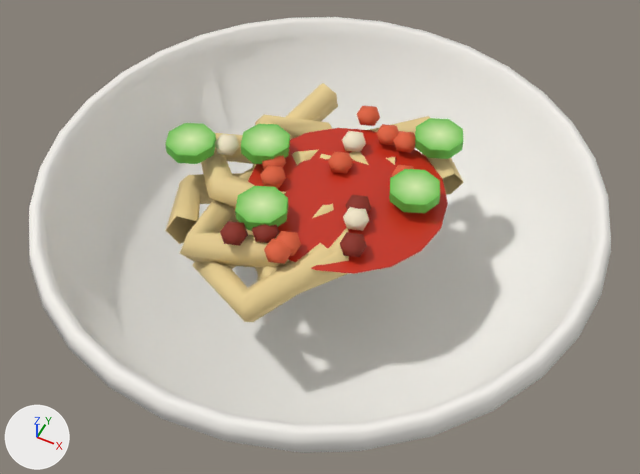
One commit to the glTF model game/assets/models/item_dish_chili_crisp.glb: the scene before it, then after it.
Rendered twice from a 50 mm lens placed at (0.0981, -0.1959, 0.2864), pointed at (-0.0006, 0.0016, 0.0395). The lights are fixed; the arrows at lower left show +X, +Y and +Z. The first picture is the older version. Vertices at exactly the same position are counted once.

Script lines for the objects in view, before the commit:
```python
me_item_dish_chili_crisp_gloss = bpy.data.meshes.new('item_dish_chili_crisp_gloss')
me_item_dish_chili_crisp_gloss.from_pydata(...)  # 19 vertices, 18 faces; spans x -0.025..0.045, y -0.0345..0.0345, z 0.068..0.07
me_item_dish_chili_crisp_gloss.materials.append(mat_item_dish_chili_crisp_gloss)
me_item_dish_chili_crisp_main = bpy.data.meshes.new('item_dish_chili_crisp_main')
me_item_dish_chili_crisp_main.from_pydata(...)  # 1057 vertices, 1856 faces; spans x -0.1..0.1, y -0.1..0.1, z 0.0..0.076
me_item_dish_chili_crisp_main.materials.append(mat_item_dish_chili_crisp_main)
ob_item_dish_chili_crisp_gloss = bpy.data.objects.new('item_dish_chili_crisp_gloss', me_item_dish_chili_crisp_gloss)
ob_item_dish_chili_crisp_gloss.location = (0.0, 0.0, 0.0)
ob_item_dish_chili_crisp_main = bpy.data.objects.new('item_dish_chili_crisp_main', me_item_dish_chili_crisp_main)
ob_item_dish_chili_crisp_main.location = (0.0, 0.0, 0.0)
```
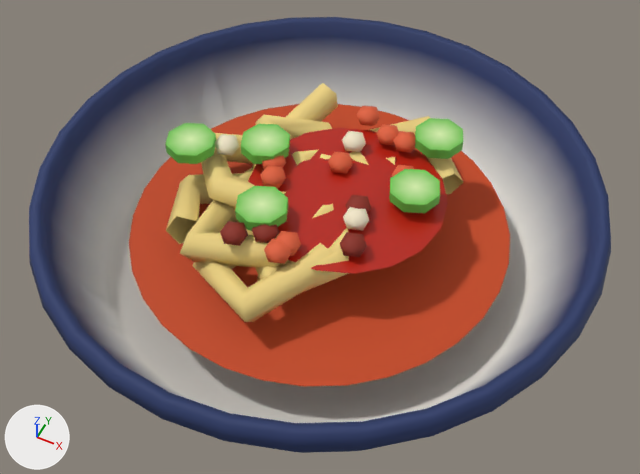
What differs and where, as boxes (x1, y1, x2, y2) in the pictures (640 x 474 px):
part 1 of me_item_dish_chili_crisp_main, added (orange)
    after: (129, 104, 510, 387)
part 2 of me_item_dish_chili_crisp_main, recoloured (darker)
    both: (29, 17, 611, 453)

The change, as a diff of the scene's bpy script:
```diff
--- a/game/assets/models/item_dish_chili_crisp.glb.py
+++ b/game/assets/models/item_dish_chili_crisp.glb.py
@@ me_item_dish_chili_crisp_main @@
 # used by ob_item_dish_chili_crisp_main; location = (0.0, 0.0, 0.0)
-me_item_dish_chili_crisp_main.from_pydata(...)  # 1057 vertices, 1856 faces; spans x -0.1..0.1, y -0.1..0.1, z 0.0..0.076
+me_item_dish_chili_crisp_main.from_pydata(...)  # 1090 vertices, 1888 faces; spans x -0.1..0.1, y -0.1..0.1, z 0.0..0.076
+# me_item_dish_chili_crisp_main part 1: a new loose piece of 33 vertices spanning x -0.069..0.069, y -0.069..0.069, z 0.048, in mat_item_dish_chili_crisp_main
+# me_item_dish_chili_crisp_main part 2: 1416 kept faces spanning x -0.1..0.1, y -0.1..0.1, z 0.0..0.071 get new vertex colours
 me_item_dish_chili_crisp_main.materials.append(mat_item_dish_chili_crisp_main)
```
